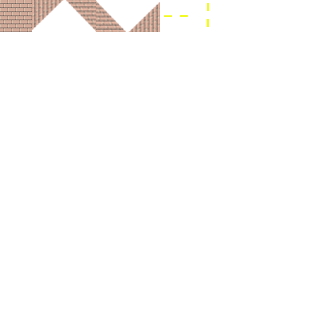
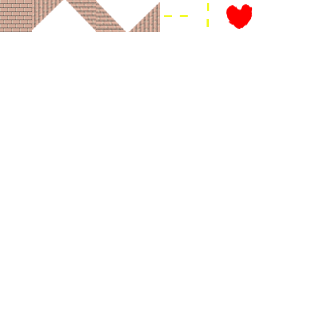
Revision of a layered (320, 320) image; what changed, layer by layer:
added layer "heart" above "b 拷贝 8" over (226, 4, 253, 29)
